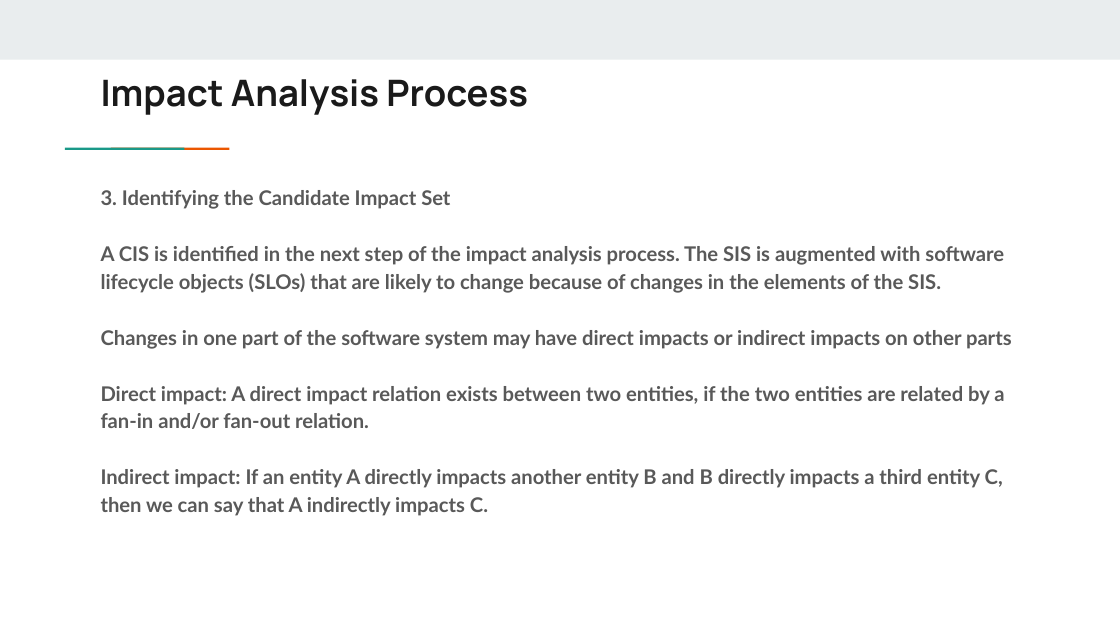
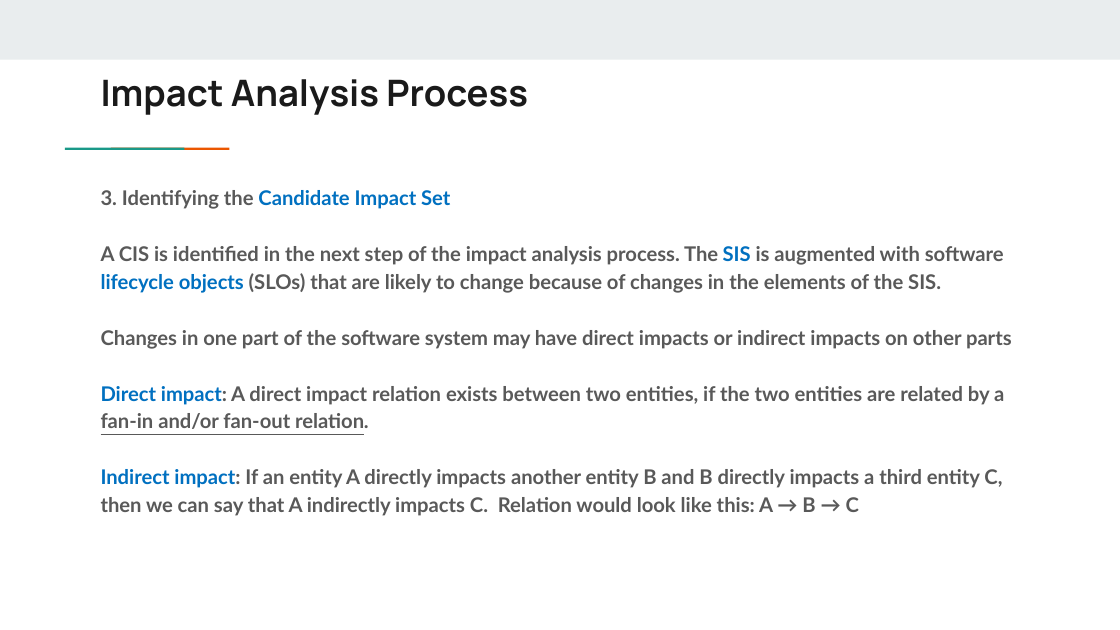
Before and after one commit to GoonerMAK/SWE_4801_Software_Maintenance, a slide deck: slide 18 of Chapter 12_impact analysis.pptx. Drawn at 1120x630 pixels with LibreOffice and Linux fonts; fonts in the diff are those of the drawing. Boxes give left, top, right and bottom in pixels: in the first picture for what was removed or moved away, otherwise in the second. Text is boxed around its words. In the diff, an @@ line names an element or a change of style, - is before the commit and + after.

```diff
--- a/Chapter 12_impact analysis.pptx
+++ b/Chapter 12_impact analysis.pptx
@@ text at bbox=[101, 190, 1012, 516]: text changed @@
-3. Identifying the Candidate Impact Set
-A CIS is identified in the next step of the impact analysis process. The SIS is augmented with software lifecycle objects (SLOs) that are likely to change because of changes in the elements of the SIS.
-Changes in one part of the software system may have direct impacts or indirect impacts on other parts
-Direct impact: A direct impact relation exists between two entities, if the two entities are related by a fan-in and/or fan-out relation.
-Indirect impact: If an entity A directly impacts another entity B and B directly impacts a third entity C, then we can say that A indirectly impacts C.
+3. Identifying the Candidate Impact Set
+A CIS is identified in the next step of the impact analysis process. The SIS is augmented with software lifecycle objects (SLOs) that are likely to change because of changes in the elements of the SIS.
+Changes in one part of the software system may have direct impacts or indirect impacts on other parts
+Direct impact: A direct impact relation exists between two entities, if the two entities are related by a fan-in and/or fan-out relation.
+Indirect impact: If an entity A directly impacts another entity B and B directly impacts a third entity C, then we can say that A indirectly impacts C. Relation would look like this: A → B → C
```
Also in this commit, not shown: 41 other slides changed, 1 slide added, 2 slides removed, 3 other files.
